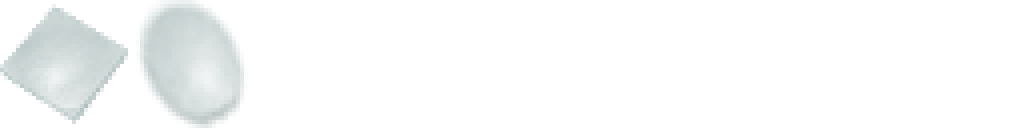
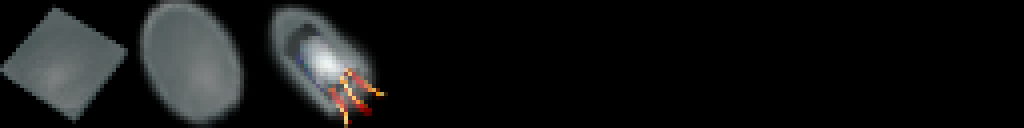
Revision of a layered 1024×128 image; what changed, layer by layer:
added group "Group 2" with 10 layers above "Layer 2 copy" over bbox(260, 0, 508, 128)
added layer "Layer 2 copy 2" (43%) in group "Group 2" over bbox(260, 0, 384, 128)
added layer "Group 3 copy" in group "Group 2" over bbox(280, 20, 392, 128)
added layer "Layer 2 copy 3" (65%) in group "Group 2" over bbox(264, 0, 376, 128)
added layer "Color Fill 1" over bbox(0, 0, 1024, 128)
